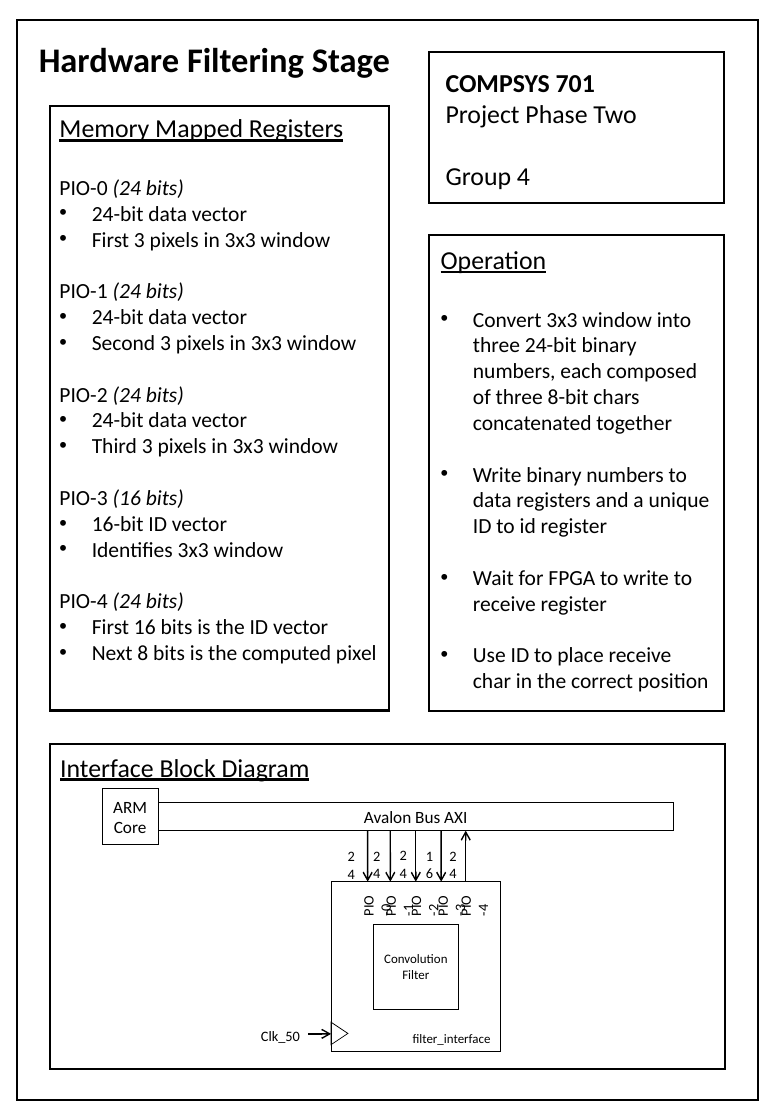
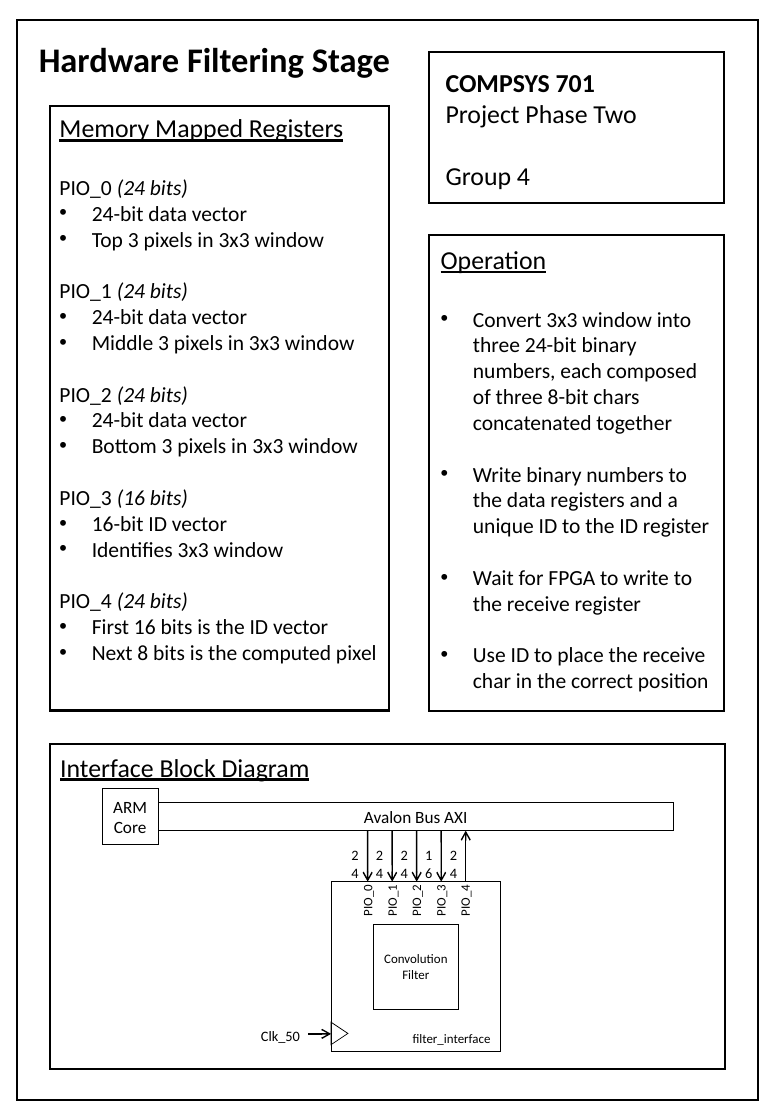
Before and after one commit to nz-Mark-Y/Object-Detection-SoC, a slide deck: slide 1 of documentation/Phase 2 Datasheet.pptx. Drawn at 775x1120 pixels with LibreOffice and Linux fonts; fonts in the diff are those of the drawing. Boxes give left, top, right and bottom in pixels: in the first picture for what was removed or moved away, otherwise in the second. Text is boxed around its words. In the diff, an @@ line names an element or a change of style, - is before the commit and + after.

Commit message:
Minor fixes in datasheet

```diff
--- a/documentation/Phase 2 Datasheet.pptx
+++ b/documentation/Phase 2 Datasheet.pptx
@@ text at [59,179,188,198]: text changed @@
-PIO-0 (24 bits)
+PIO_0 (24 bits)
@@ text at [59,232,325,301]: text changed @@
-• First 3 pixels in 3x3 window
-PIO-1 (24 bits)
+• Top 3 pixels in 3x3 window
+PIO_1 (24 bits)
@@ text at [59,335,355,405]: text changed @@
-• Second 3 pixels in 3x3 window
-PIO-2 (24 bits)
+• Middle 3 pixels in 3x3 window
+PIO_2 (24 bits)
@@ text at [59,438,358,508]: text changed @@
-• Third 3 pixels in 3x3 window
-PIO-3 (16 bits)
+• Bottom 3 pixels in 3x3 window
+PIO_3 (16 bits)
@@ text at [473,467,709,692]: text changed @@
-• Write binary numbers to data registers and a unique ID to id register
-• Wait for FPGA to write to receive register
-• Use ID to place receive char in the correct position
+• Write binary numbers to the data registers and a unique ID to the ID register
+• Wait for FPGA to write to the receive register
+• Use ID to place the receive char in the correct position
@@ text at [59,592,188,611]: text changed @@
-PIO-4 (24 bits)
+PIO_4 (24 bits)
@@ text "24": place and size @@
-text "24" at [113,592,141,611]
+text "24" at [117,592,145,611]
@@ text at [360,888,376,915]: text changed; size 10 to 9 pt @@
-PIO-0
+PIO_0
@@ text at [385,888,401,915]: text changed; size 10 to 9 pt @@
-PIO-1
+PIO_1
@@ text at [409,888,425,915]: text changed; size 10 to 9 pt @@
-PIO-2
+PIO_2
@@ text at [433,888,449,915]: text changed; size 10 to 9 pt @@
-PIO-3
+PIO_3
@@ text at [458,888,474,915]: text changed; size 10 to 9 pt @@
-PIO-4
+PIO_4
```
